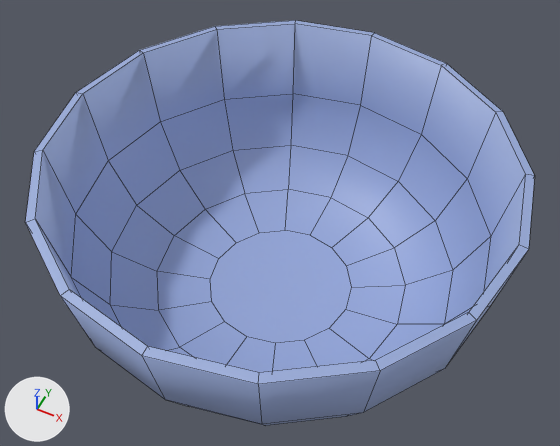
The FBX model LifeSkillsSoftwareMorningRoutine/LSS_MorningRoutine/Assets/Models/Environment/mixing bowl large.fbx as it was, and as the next commit left it.
One viewpoint serves both versions: a 50 mm lens placed at (0.402, -0.805, 3.393), pointed at (-0.005, 0.009, 2.376). Arrows for +X, +Y and +Z are at lower left; the lights stay in place. Mesh edges are drawn as thin lines.

Names of what the first picture shows: 'mixing bowl large'.
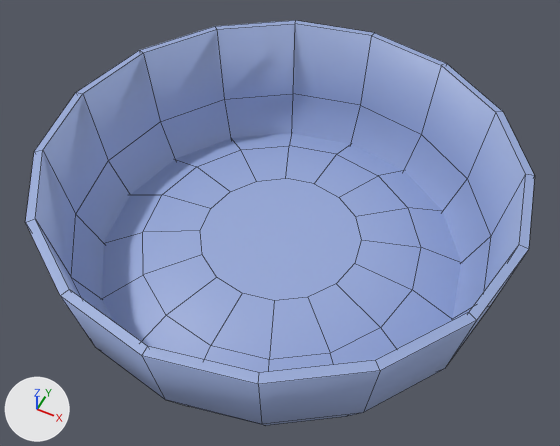
Where the change shows, as pixel boxes (x1, y1, x2, y2) in the pictures (560 x 446 px):
'mixing bowl large interior', added (blue)
    after: (102, 133, 461, 373)

The edits, one by one:
Mesh me_cylinder_028 is new.
It has 48 vertices, 33 faces and spans x -0.332..0.332, y -0.332..0.332, z 0.103..0.154.
It uses material mat_e_bedsheets (blue #99aad8).
Object 'mixing bowl large interior' (ob_mixing_bowl_large_interior) is new; it shows me_cylinder_028.
Its location is (0.0, 0.0, 2.2).
